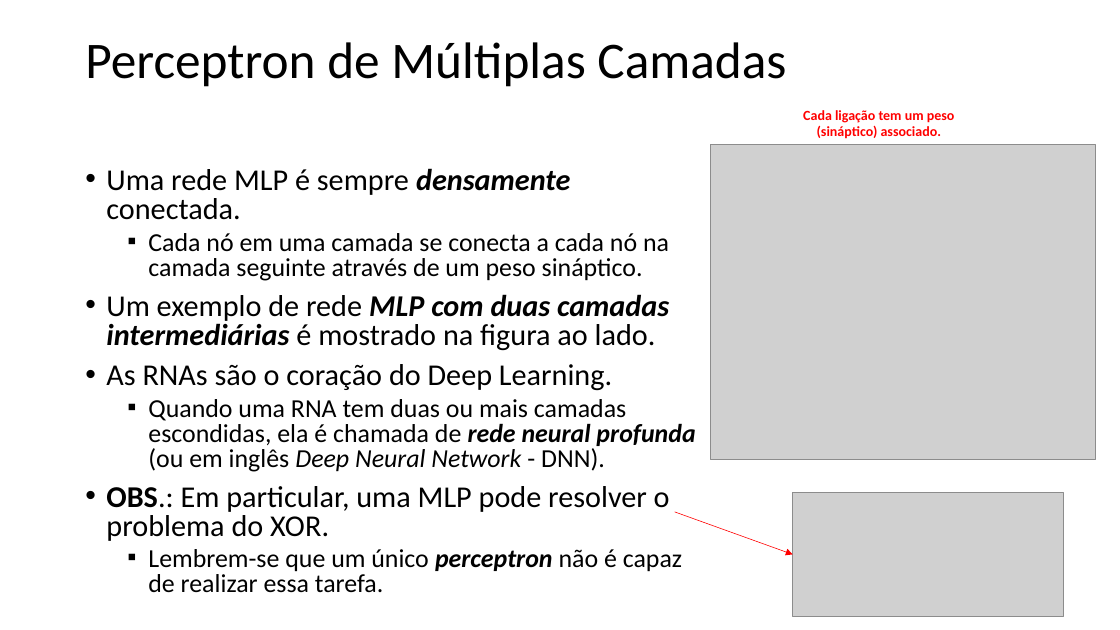
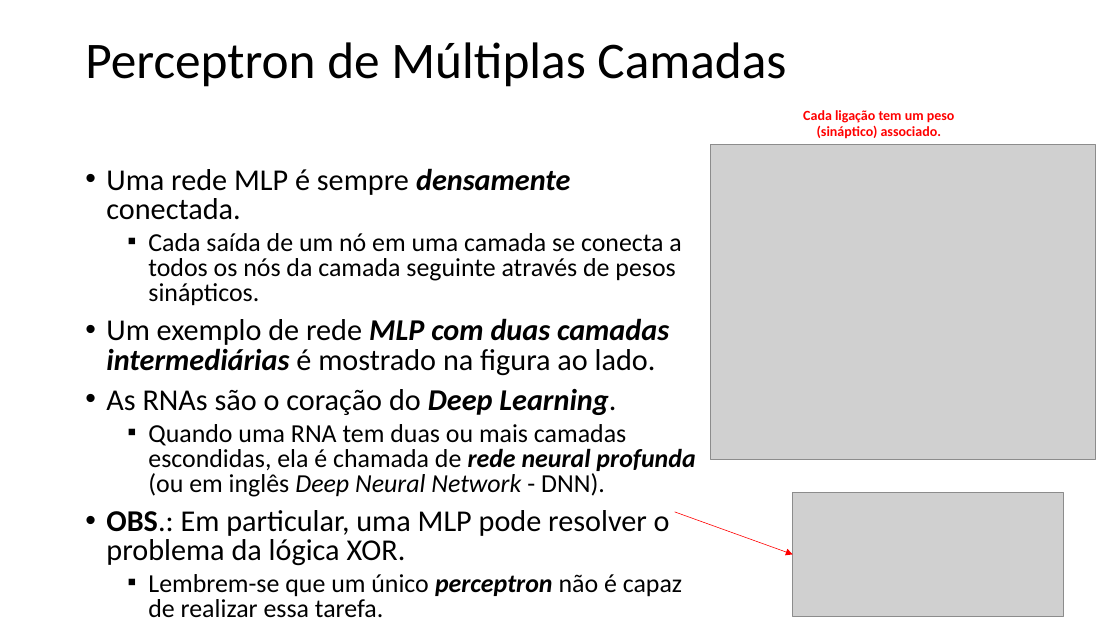
Before and after one commit to zz4fap/t320_aprendizado_de_maquina, a slide deck: slide 4 of slides/T320_Redes_Neurais_Artificiais (Parte II).pptx. Drawn at 1120x630 pixels with LibreOffice and Linux fonts; fonts in the diff are those of the drawing; grey boxes stand for pictures. Boxes give left, top, right and bottom in pixels: in the first picture for what was removed or moved away, otherwise in the second. Text is boxed around its words. In the diff, an @@ line names an element or a change of style, - is before the commit and + after.

```diff
--- a/slides/T320_Redes_Neurais_Artificiais (Parte II).pptx
+++ b/slides/T320_Redes_Neurais_Artificiais (Parte II).pptx
@@ text at [148, 233, 681, 306]: text changed @@
-  ▪ Cada nó em uma camada se conecta a cada nó na camada seguinte através de um peso sináptico.
+  ▪ Cada saída de um nó em uma camada se conecta a todos os nós da camada seguinte através de pesos sinápticos.
@@ text at [106, 389, 616, 415]: bold on, italic on in "Deep Learning." @@
@@ text at [106, 510, 670, 566]: text changed @@
-• OBS.: Em particular, uma MLP pode resolver o problema do XOR.
+• OBS.: Em particular, uma MLP pode resolver o problema da lógica XOR.
```
Also in this commit, not shown: 9 other slides changed, 1 other file.
